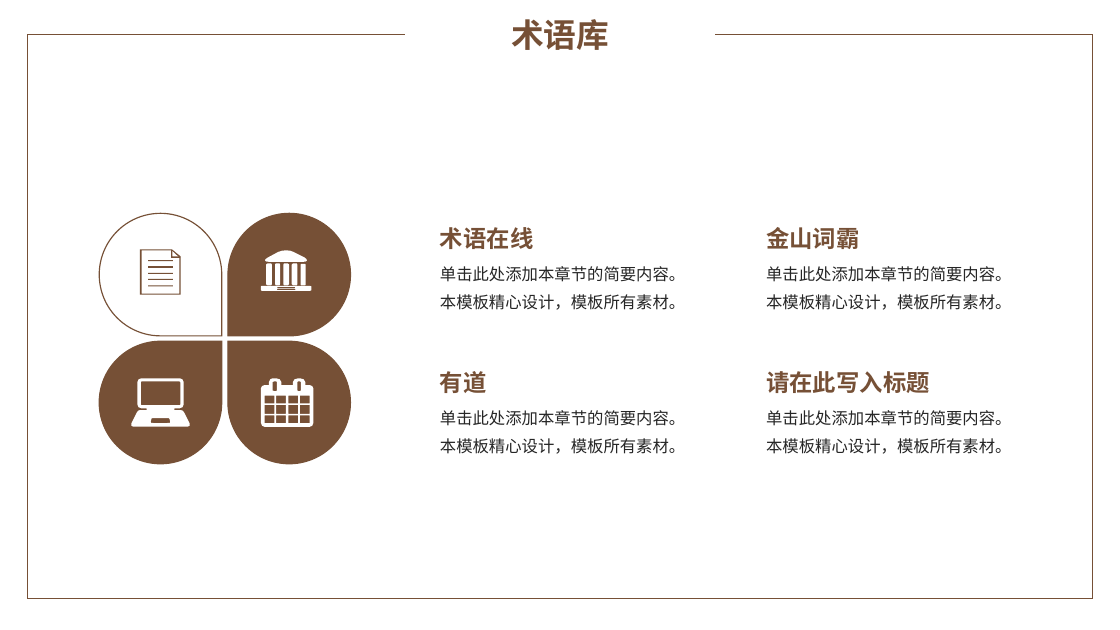
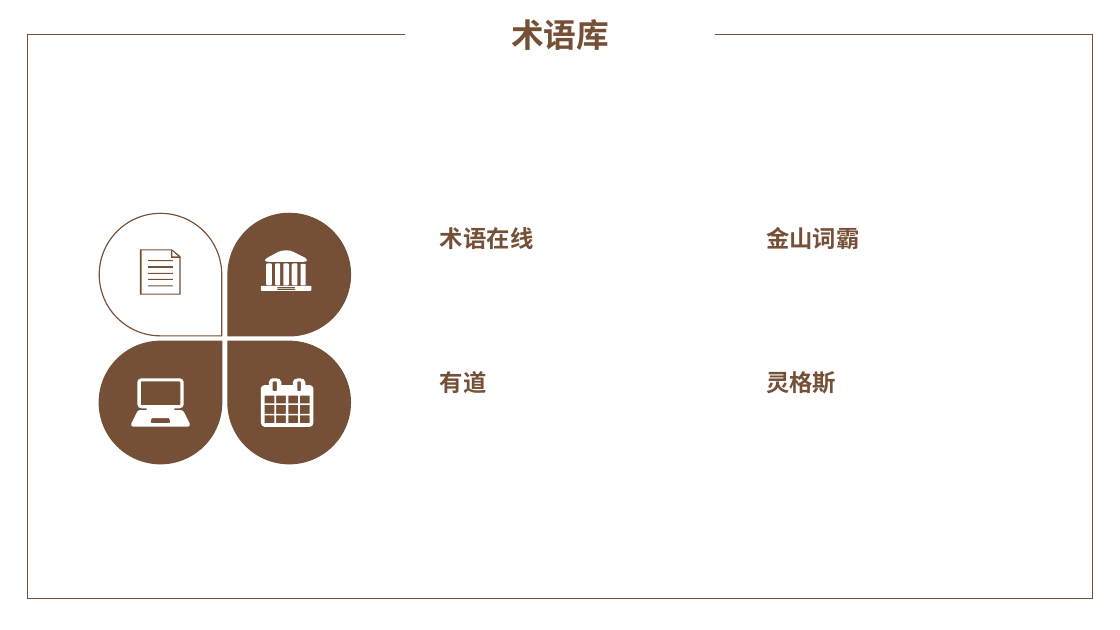
Before and after one commit to yaoyaodu/materials, a slide deck: slide 14 of docs/工具使用篇/绘图截图/PPT/1 素雅简约通用PPT模板.pptx (slide 11 before the commit). Drawn at 1120x630 pixels with LibreOffice and Linux fonts; fonts in the diff are those of the drawing; background and template pictures are left out. Boxes give left, top, right and bottom in pixels: in the first picture for what was removed or moved away, otherwise in the second. Text is boxed around its words. In the diff, an @@ line names an element or a change of style, - is before the commit and + after.

```diff
--- a/docs/工具使用篇/绘图截图/PPT/1 素雅简约通用PPT模板.pptx
+++ b/docs/工具使用篇/绘图截图/PPT/1 素雅简约通用PPT模板.pptx
@@ text removed at (x1=440, y1=266, x2=685, y2=310) @@
-单击此处添加本章节的简要内容。本模板精心设计，模板所有素材。
@@ text removed at (x1=766, y1=266, x2=1011, y2=310) @@
-单击此处添加本章节的简要内容。本模板精心设计，模板所有素材。
@@ text at (x1=766, y1=371, x2=836, y2=394): text changed @@
-请在此写入标题
+灵格斯
@@ text removed at (x1=440, y1=410, x2=685, y2=454) @@
-单击此处添加本章节的简要内容。本模板精心设计，模板所有素材。
@@ text removed at (x1=766, y1=410, x2=1011, y2=454) @@
-单击此处添加本章节的简要内容。本模板精心设计，模板所有素材。
```
Also in this commit, not shown: 16 other slides changed, 7 slides added, 10 slides removed, 6 other files.
